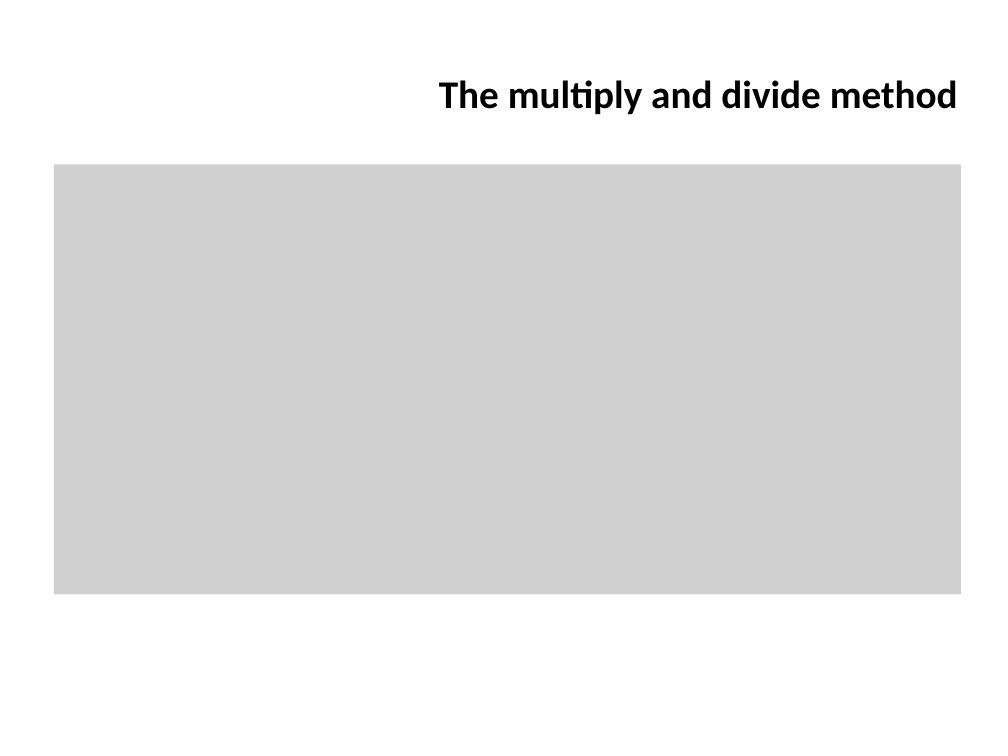
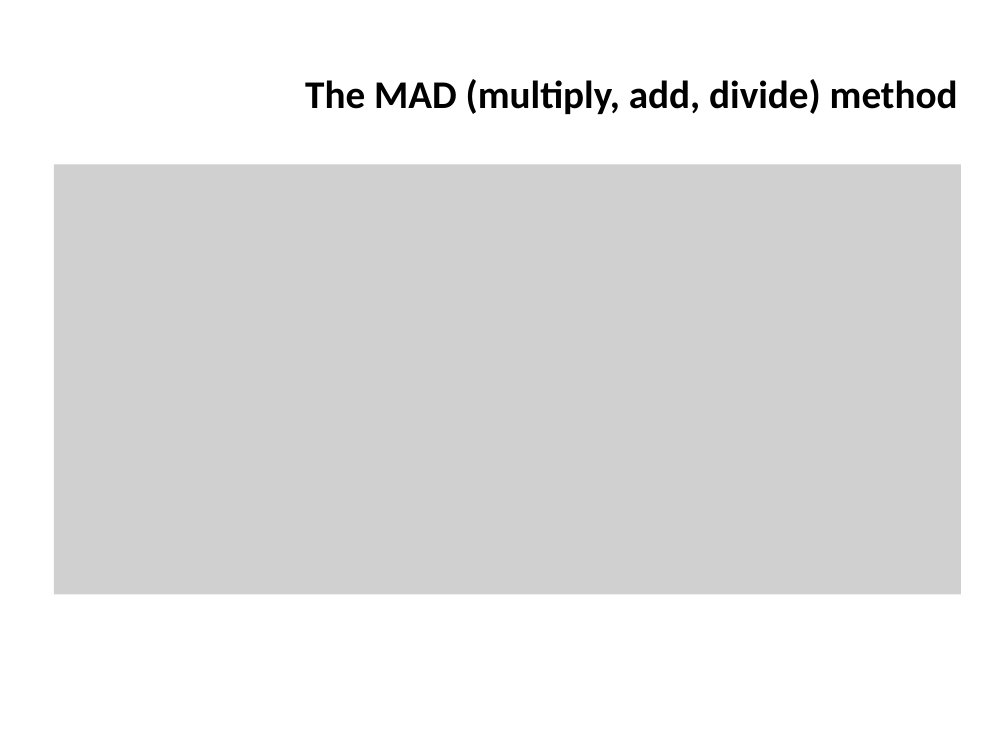
Before and after one commit to ifromm/dsa, a slide deck: slide 28 of slides/unit_5_hashtables.pptx. Drawn at 1008x756 pixels with LibreOffice and Linux fonts; fonts in the diff are those of the drawing; grey boxes stand for pictures; background and template pictures are left out. Boxes give left, top, right and bottom in pixels: in the first picture for what was removed or moved away, otherwise in the second. Text is boxed around its words. In the diff, an @@ line names an element or a change of style, - is before the commit and + after.

```diff
--- a/slides/unit_5_hashtables.pptx
+++ b/slides/unit_5_hashtables.pptx
@@ title at (305, 79, 958, 114): text changed @@
-The multiply and divide method
+The MAD (multiply, add, divide) method
```
Also in this commit, not shown: 5 other slides changed.
